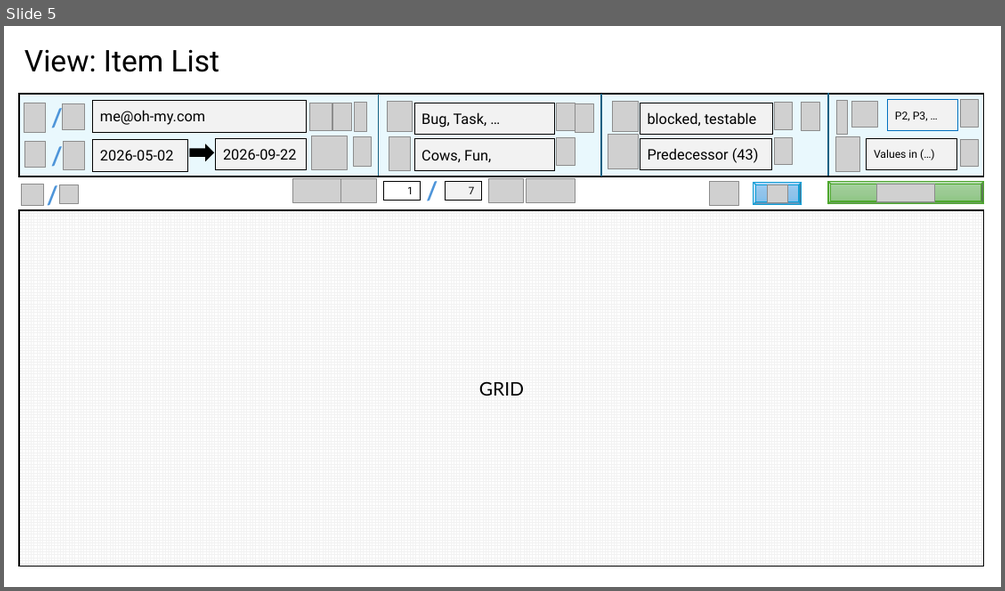
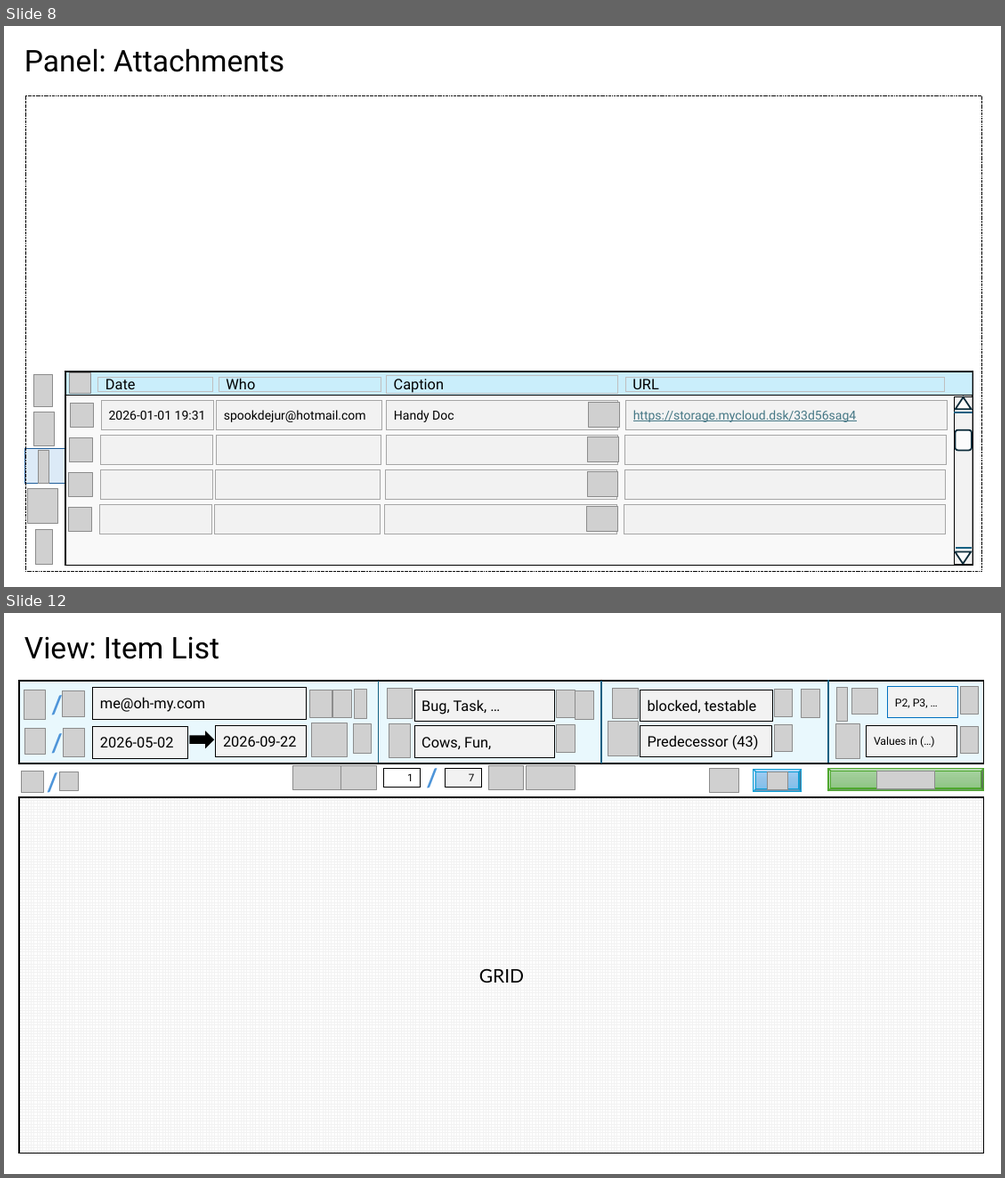
Before and after one commit to BlitzkriegSoftware/item_organizer, a slide deck: docs/ui-design.pptx. Shown one above the other, each under a label of ours: slide 5 before the commit, slides 8 and 12 after it; the slides between them are not shown. The pictures are 1005x591 and 1005x1178 pixels, drawn with LibreOffice and Linux fonts; fonts in the diff are those of the drawing; grey boxes stand for pictures; background and template pictures are left out. Boxes give left, top, right and bottom in pixels: in the first picture for what was removed or moved away, otherwise in the second. Text is boxed around its words. In the diff, an @@ line names an element or a change of style, - is before the commit and + after.

```diff
--- a/docs/ui-design.pptx
+++ b/docs/ui-design.pptx
@@ slide 8 added at [4, 26, 1001, 587], background #FFFFFF @@
@@ title added at [24, 48, 284, 72], 28.8 pt, text #000000 @@
+Panel: Attachments
@@ rectangle added at [25, 95, 981, 572], outline #000000 0.25 pt dashed @@
@@ rectangle added at [65, 371, 972, 565], fill #F2F2F2 at 40% opacity, outline #000000 1.5 pt @@
@@ rectangle added at [65, 371, 972, 395], fill #CAEEFB, outline #000000 0.25 pt @@
@@ picture added at [34, 375, 53, 407] @@
@@ picture added at [69, 373, 90, 394] @@
@@ rectangle added at [98, 377, 213, 391], fill #CAEEFB, outline #BFBFBF 0.75 pt, 14 pt, text #000000 @@
+Date
@@ rectangle added at [218, 377, 380, 391], fill #CAEEFB, outline #BFBFBF 0.75 pt, 14 pt, text #000000 @@
+Who
@@ rectangle added at [386, 375, 618, 393], fill #CAEEFB, outline #BFBFBF 0.75 pt, 14 pt, text #000000 @@
+Caption
@@ rectangle added at [625, 378, 945, 391], fill #CAEEFB, outline #BFBFBF 0.75 pt, 14 pt, text #000000 @@
+URL
@@ picture added at [34, 412, 55, 445] @@
@@ picture added at [70, 402, 94, 426] @@
@@ rectangle added at [101, 401, 213, 430], fill #F2F2F2, outline #A6A6A6 0.75 pt, 12 pt, text #000000 @@
+2026-01-01 19:31
@@ rectangle added at [217, 401, 381, 430], fill #F2F2F2, outline #A6A6A6 0.75 pt, 12 pt, text #000000 @@
+spookdejur@hotmail.com
@@ rectangle added at [387, 401, 619, 430], fill #F2F2F2, outline #A6A6A6 0.75 pt, 12 pt, text #000000 @@
+Handy Doc
@@ picture added at [589, 402, 619, 426] @@
@@ rectangle added at [626, 401, 947, 430], fill #F2F2F2, outline #A6A6A6 0.75 pt, 12 pt, text #467886, underline @@
+https://storage.mycloud.dsk/33d56sag4
@@ rectangle added at [25, 449, 65, 483], fill #DCEAF7, outline #215F9A 1 pt @@
@@ picture added at [39, 450, 48, 483] @@
@@ group added at [69, 435, 947, 464]: 4 rectangles, 2 pictures @@
@@ group added at [69, 470, 946, 499]: 4 rectangles, 2 pictures @@
@@ picture added at [27, 489, 57, 524] @@
@@ group added at [68, 505, 945, 534]: 4 rectangles, 2 pictures @@
@@ picture added at [35, 529, 52, 564] @@
@@ group added at [955, 396, 972, 564]: 2 triangles, 2 lines, 1 rectangle, 1 rounded rectangle @@
@@ what was slide 5 is now slide 12 @@
```
Also in this commit, not shown: 4 slides changed, 7 other slides added, 8 other files.
